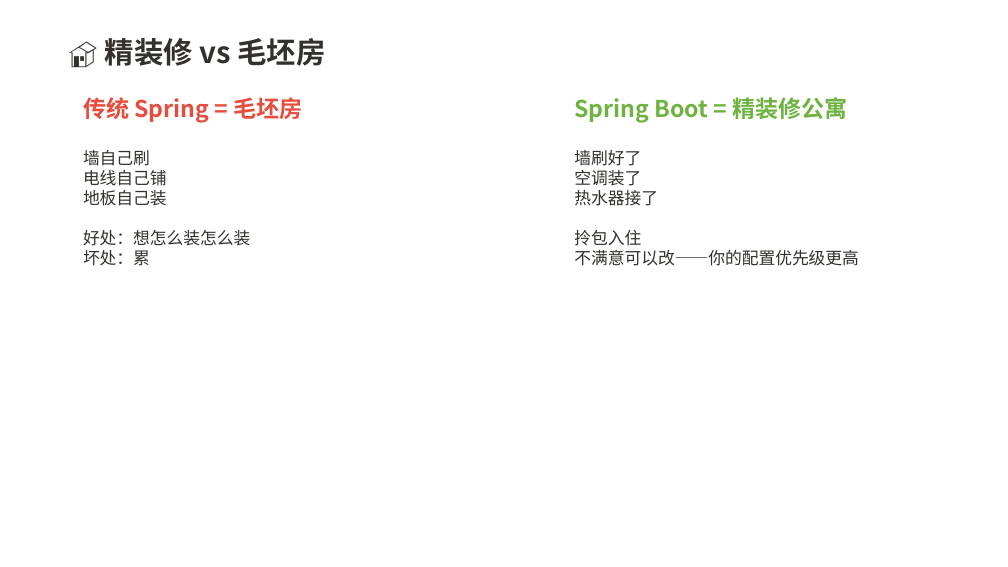
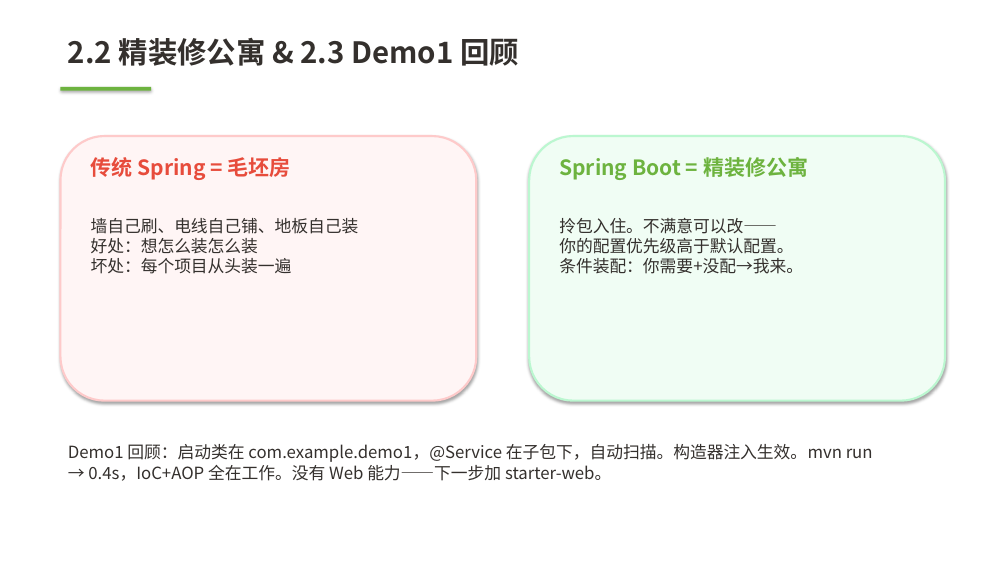
Before and after one commit to Akon1993/springboot-lesson, a slide deck: slide 11 of docs/slides.pptx (slide 9 before the commit). Drawn at 1008x567 pixels with LibreOffice and Linux fonts; fonts in the diff are those of the drawing. Boxes give left, top, right and bottom in pixels: in the first picture for what was removed or moved away, otherwise in the second. Text is boxed around its words. In the diff, an @@ line names an element or a change of style, - is before the commit and + after.

```diff
--- a/docs/slides.pptx
+++ b/docs/slides.pptx
@@ text at box(68, 38, 519, 66): text changed @@
-🏠 精装修 vs 毛坯房
+2.2 精装修公寓 & 2.3 Demo1 回顾
@@ rectangle added at box(60, 87, 151, 91), fill #6DB33F @@
@@ rounded rectangle added at box(60, 136, 476, 401), fill #FFF5F5, outline #FECACA 2 pt @@
@@ rounded rectangle added at box(529, 136, 945, 401), fill #F0FDF4, outline #BBF7D0 2 pt @@
@@ text "传统 Spring = 毛坯房": place and size @@
-text "传统 Spring = 毛坯房" at box(83, 97, 302, 123)
+text "传统 Spring = 毛坯房" at box(91, 157, 291, 180)
@@ text "传统 Spring = 毛坯房" at box(91, 157, 291, 180): size 22 to 20 pt @@
@@ text "Spring Boot = 精装修公寓" at box(559, 157, 808, 180): size 22 to 20 pt @@
@@ text "Spring Boot = 精装修公寓": place and size @@
-text "Spring Boot = 精装修公寓" at box(574, 97, 847, 123)
+text "Spring Boot = 精装修公寓" at box(559, 157, 808, 180)
@@ text at box(91, 218, 359, 274): text changed @@
-墙自己刷
-电线自己铺
-地板自己装
-好处：想怎么装怎么装
-坏处：累
+墙自己刷、电线自己铺、地板自己装
+好处：想怎么装怎么装
+坏处：每个项目从头装一遍
@@ text at box(559, 218, 803, 274): text changed @@
-墙刷好了
-空调装了
-热水器接了
-拎包入住
-不满意可以改——你的配置优先级更高
+拎包入住。不满意可以改——
+你的配置优先级高于默认配置。
+条件装配：你需要+没配→我来。
@@ text added at box(68, 444, 873, 481), 16 pt, text #34302D @@
+Demo1 回顾：启动类在 com.example.demo1，@Service 在子包下，自动扫描。构造器注入生效。mvn run → 0.4s，IoC+AOP 全在工作。没有 Web 能力——下一步加 starter-web。
```
Also in this commit, not shown: 13 other slides changed, 21 slides added, 29 slides removed, 1 other file.
